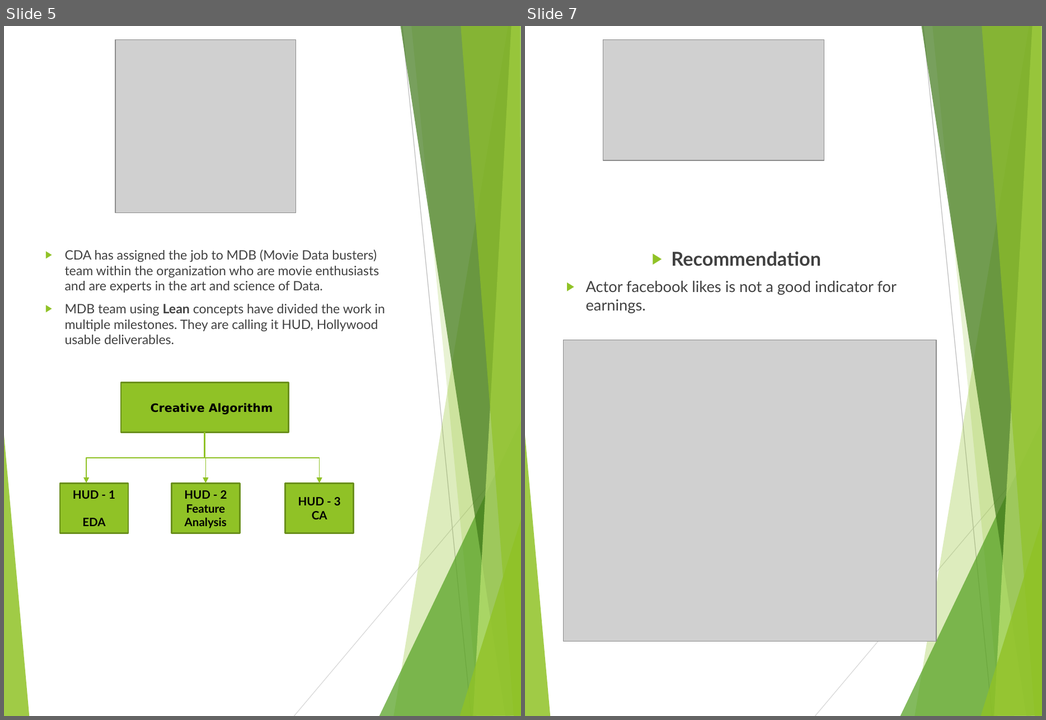
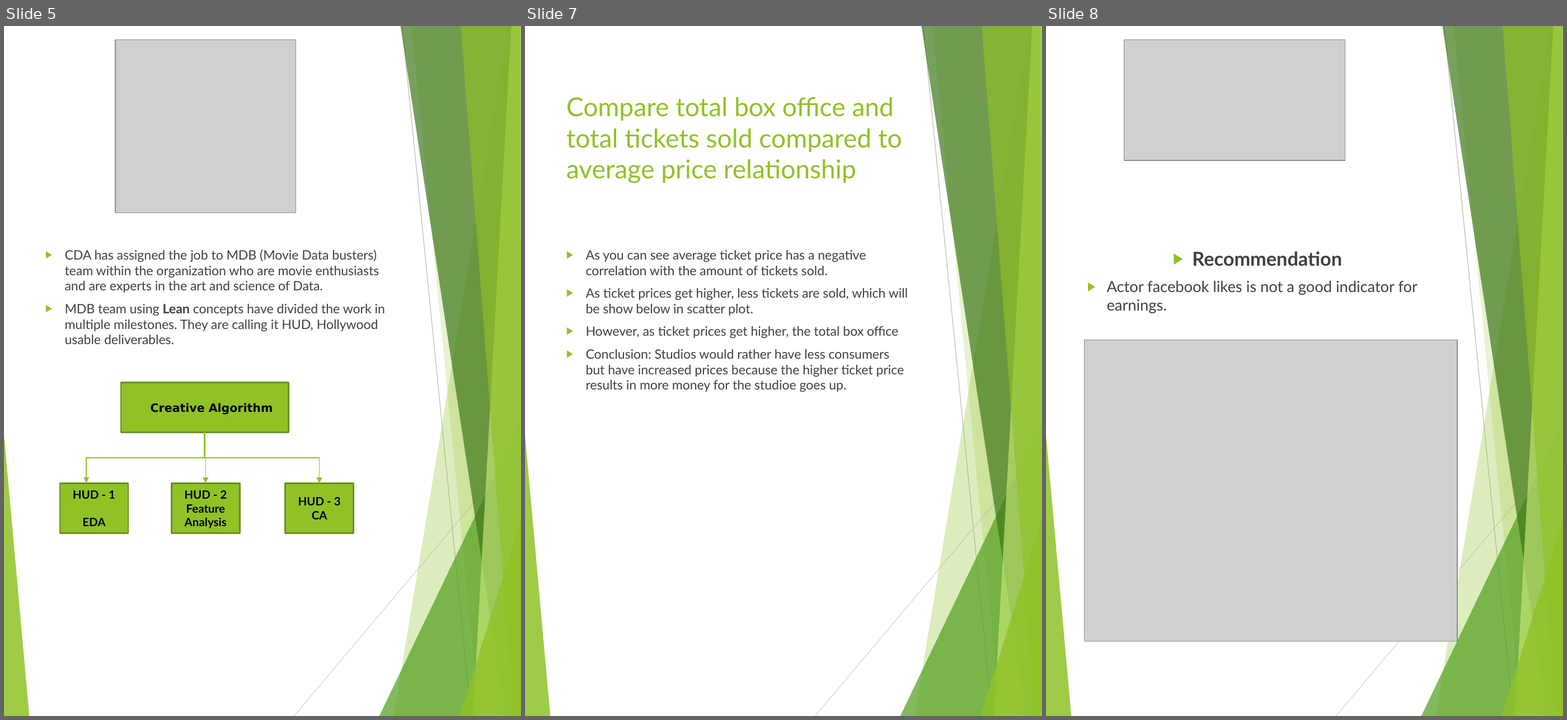
Before and after one commit to williar01/Hollywood---Project, a slide deck: Documentation/MovieS.pptx. Shown side by side, each under a label of ours: slides 5 and 7 before the commit, slides 5, 7 and 8 after it; the slides between them are not shown. The pictures are 1046x720 and 1567x720 pixels, drawn with LibreOffice and Linux fonts; fonts in the diff are those of the drawing; grey boxes stand for pictures. Boxes give left, top, right and bottom in pixels: in the first picture for what was removed or moved away, otherwise in the second. Text is boxed around its words. In the diff, an @@ line names an element or a change of style, - is before the commit and + after.

```diff
--- a/Documentation/MovieS.pptx
+++ b/Documentation/MovieS.pptx
@@ slide 7 added at (x1=525, y1=26, x2=1042, y2=716), background #FFFFFF; not listed: 10 template elements that a slide beside it also shows @@
@@ title added at (x1=566, y1=97, x2=902, y2=183), 27 pt, text #90C226 @@
+Compare total box office and total tickets sold compared to average price relationship
@@ text added at (x1=586, y1=250, x2=908, y2=392), 13.5 pt, text #404040 @@
+▶ As you can see average ticket price has a negative correlation with the amount of tickets sold.
+▶ As ticket prices get higher, less tickets are sold, which will be show below in scatter plot.
+▶ However, as ticket prices get higher, the total box office
+▶ Conclusion: Studios would rather have less consumers but have increased prices because the higher ticket price results in more money for the studioe goes up.
@@ what was slide 7 is now slide 8 @@
```
Also in this commit, not shown: 2 slides changed, 3 other slides added, 4 other files.
